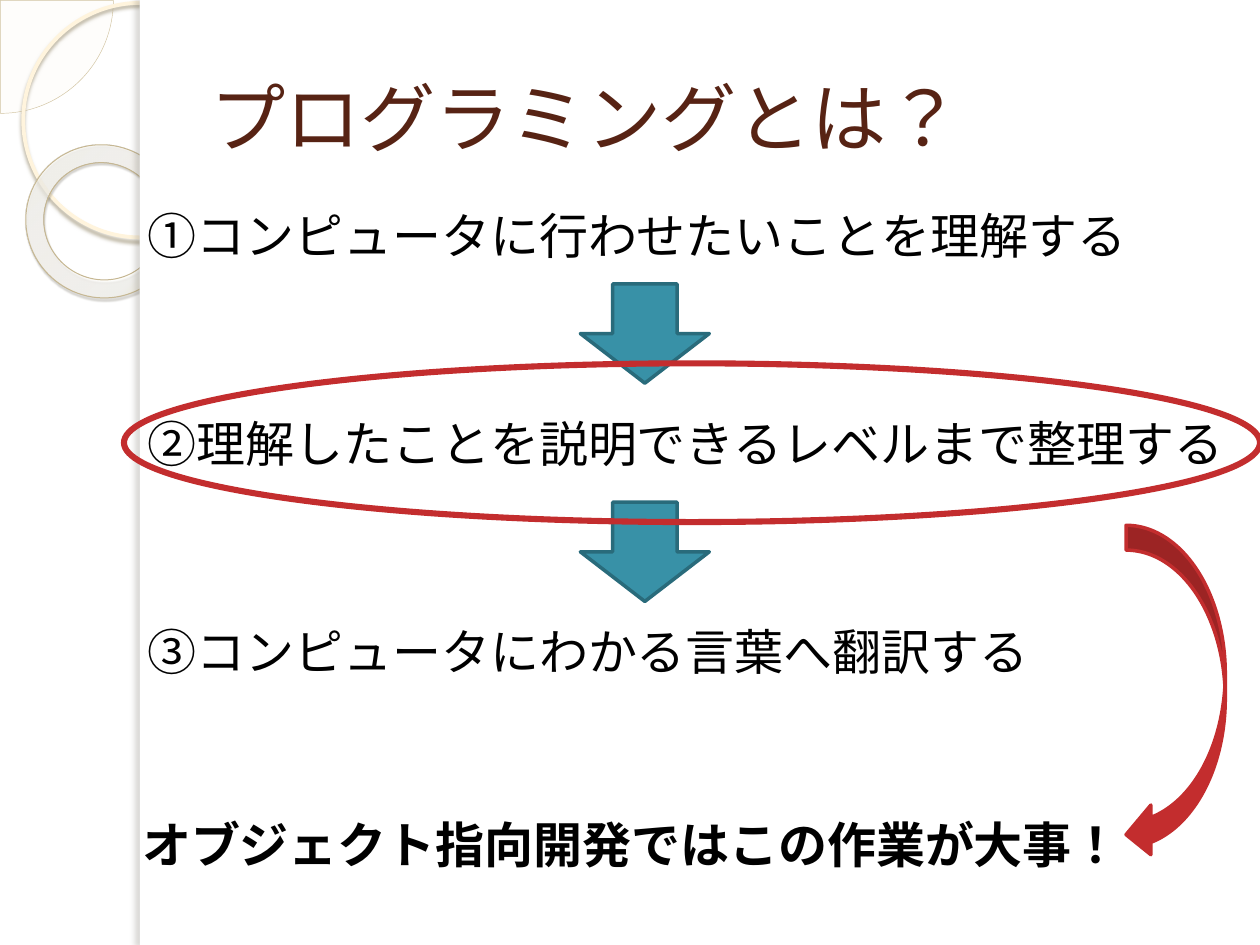
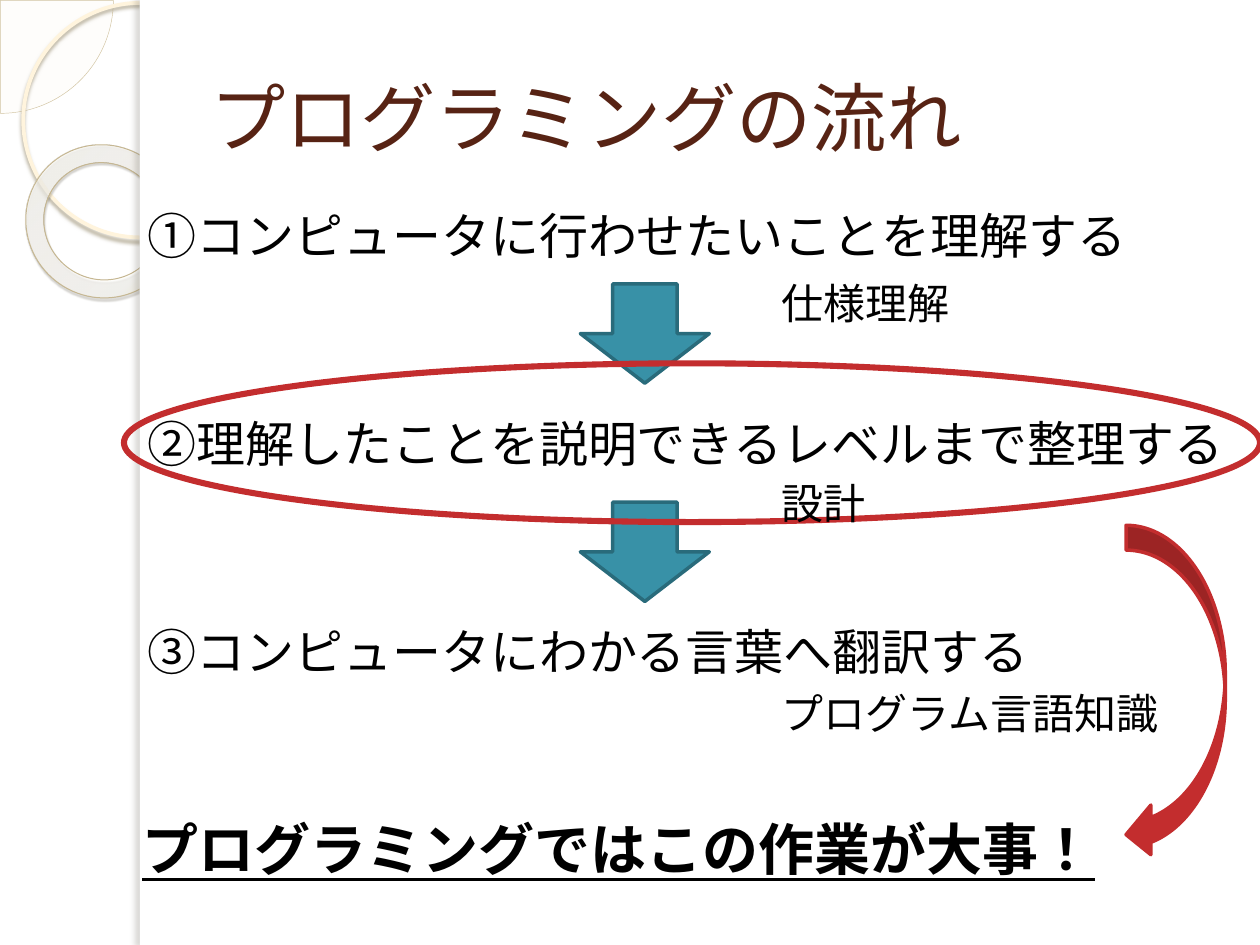
Before and after one commit to yuridonus/FEstudy, a slide deck: slide 7 of objectStudy.pptx (slide 6 before the commit). Drawn at 1260x945 pixels with LibreOffice and Linux fonts; fonts in the diff are those of the drawing; background and template pictures are left out. Boxes give left, top, right and bottom in pixels: in the first picture for what was removed or moved away, otherwise in the second. Text is boxed around its words. In the diff, an @@ line names an element or a change of style, - is before the commit and + after.

```diff
--- a/objectStudy.pptx
+++ b/objectStudy.pptx
@@ title at (210,82,962,152): text changed @@
-プログラミングとは？
+プログラミングの流れ
@@ text added at (781,283,949,323), 24 pt, text #000000 @@
+仕様理解
@@ text added at (781,483,865,524), 24 pt, text #000000 @@
+設計
@@ text added at (781,693,1158,733), 24 pt, text #000000 @@
+プログラム言語知識
@@ text at (142,821,1094,881): text changed; size 28 to 32 pt @@
-オブジェクト指向開発ではこの作業が大事！
+プログラミングではこの作業が大事！
```
Also in this commit, not shown: 7 other slides changed, 10 slides added, 6 slides removed.
